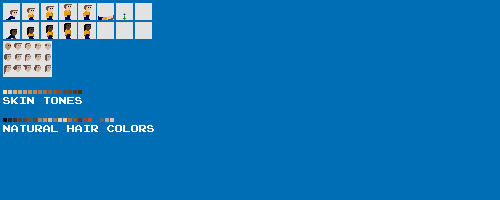
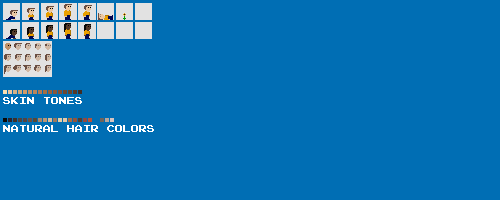
Layered file, before and after one edit (500 × 200). Changes by layer:
painted on "Male - Dead" over [98, 13, 114, 20]
